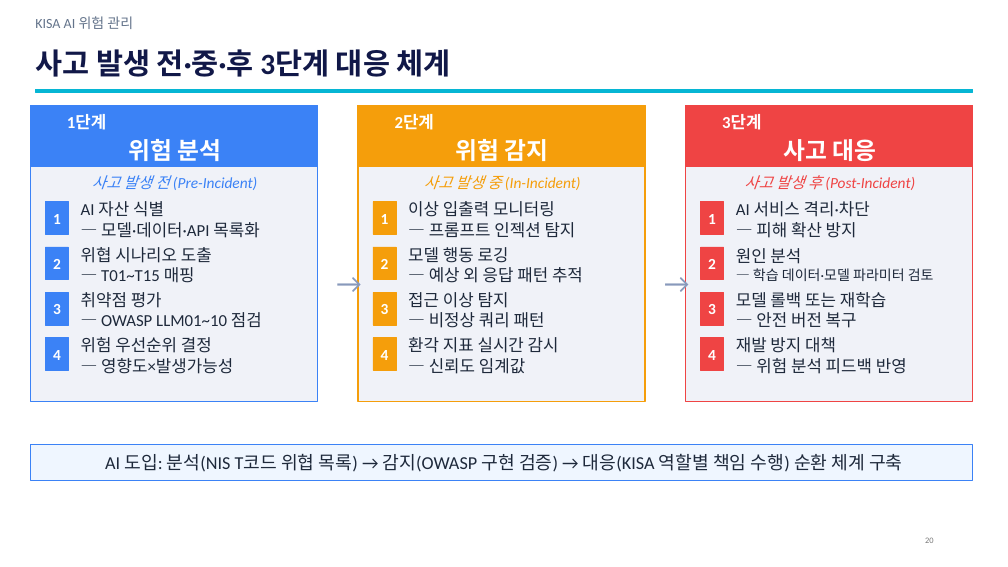
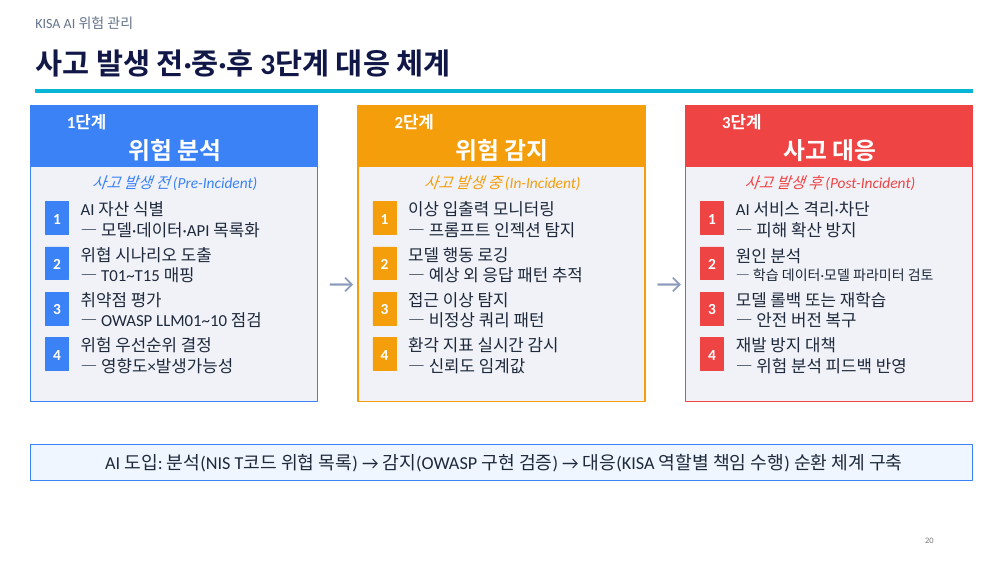
Before and after one commit to sulgik/security-workshop, a slide deck: slide 20 of ws01/class/3일차_1.pptx. Drawn at 1008x567 pixels with LibreOffice and Linux fonts; fonts in the diff are those of the drawing. Boxes give left, top, right and bottom in pixels: in the first picture for what was removed or moved away, otherwise in the second. Text is boxed around its words. In the diff, an @@ line names an element or a change of style, - is before the commit and + after.

```diff
--- a/ws01/class/3일차_1.pptx
+++ b/ws01/class/3일차_1.pptx
@@ text "→": place and size @@
-text "→" at (335,267,363,297)
+text "→" at (328,267,355,297)
@@ text "→": place and size @@
-text "→" at (663,267,690,297)
+text "→" at (655,267,683,297)
```
Also in this commit, not shown: 5 other slides changed, 2 other files.
